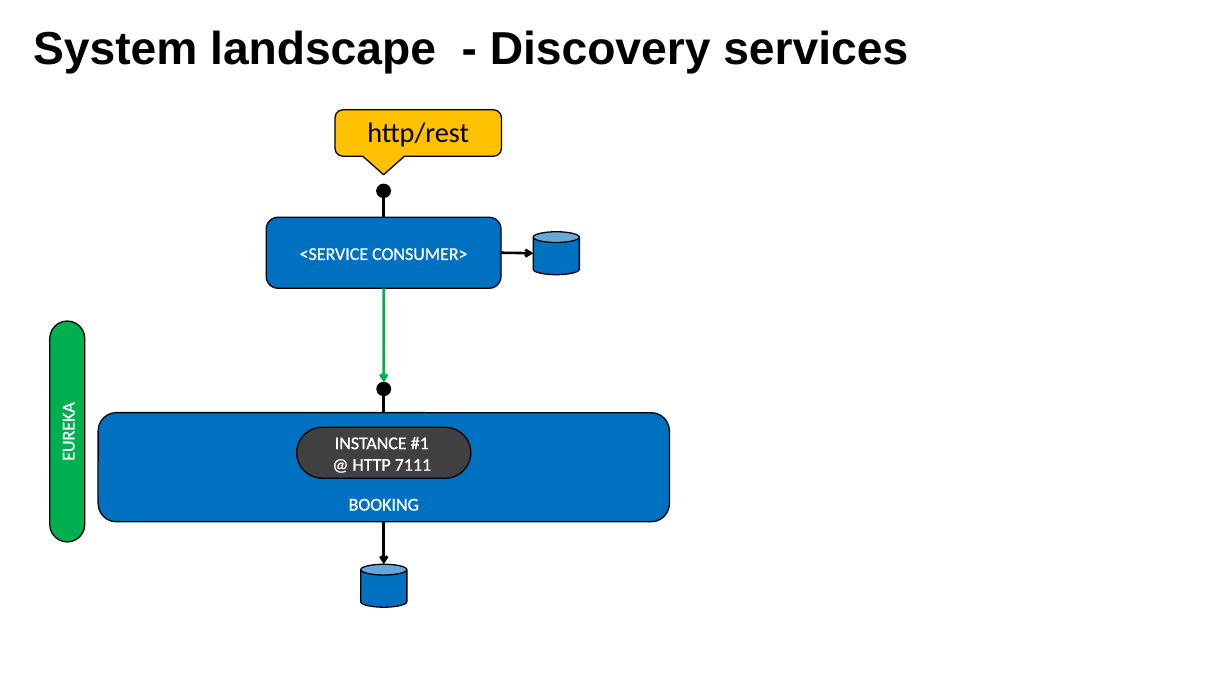
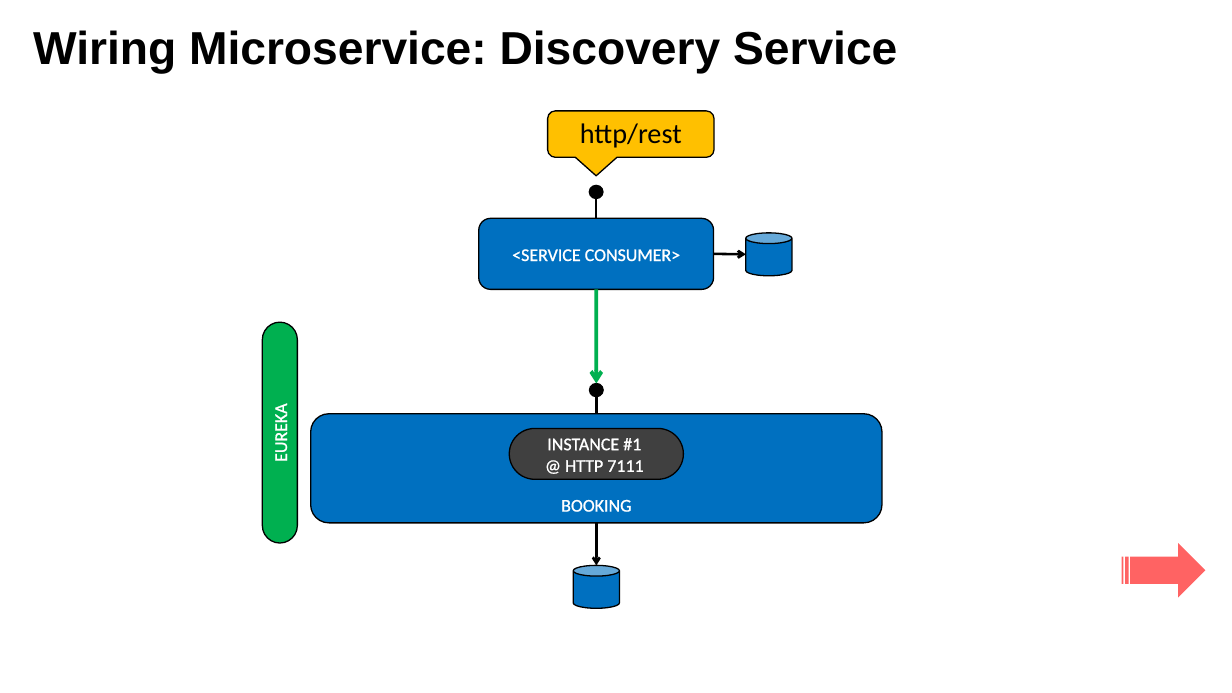
Before and after one commit to lbennardis/microS_code2016_DOCS, a slide deck: slide 36 of luigiBennardisMicroservices.pptx (slide 34 before the commit). Drawn at 1232x693 pixels with LibreOffice and Linux fonts; fonts in the diff are those of the drawing; background and template pictures are left out. Boxes give left, top, right and bottom in pixels: in the first picture for what was removed or moved away, otherwise in the second. Text is boxed around its words. In the diff, an @@ line names an element or a change of style, - is before the commit and + after.

```diff
--- a/luigiBennardisMicroservices.pptx
+++ b/luigiBennardisMicroservices.pptx
@@ title at box(33, 30, 897, 74): text changed @@
-System landscape - Discovery services
+Wiring Microservice: Discovery Service
@@ 2 arrows, 1 rounded rectangle, 1 cylinder, 1 line: place and size @@
-2 arrows, 1 rounded rectangle, 1 cylinder, 1 line at box(266, 197, 579, 382)
+2 arrows, 1 rounded rectangle, 1 cylinder, 1 line at box(479, 199, 792, 383)
@@ arrow (596, 289) - (596, 383): stroke #00B050 4 pt to #00B050 6 pt @@
@@ 3 rounded rectangles, 2 ellipses, 1 rounded speech box, 1 cylinder, 1 arrow, 1 line: place and size @@
-3 rounded rectangles, 2 ellipses, 1 rounded speech box, 1 cylinder, 1 arrow, 1 line at box(50, 110, 669, 607)
+3 rounded rectangles, 2 ellipses, 1 rounded speech box, 1 cylinder, 1 arrow, 1 line at box(262, 111, 882, 608)
@@ striped right arrow added at box(1122, 543, 1205, 598), fill #FF0000 at 61% opacity @@
```
Also in this commit, not shown: 14 other slides changed, 5 slides added, 1 slide removed.
